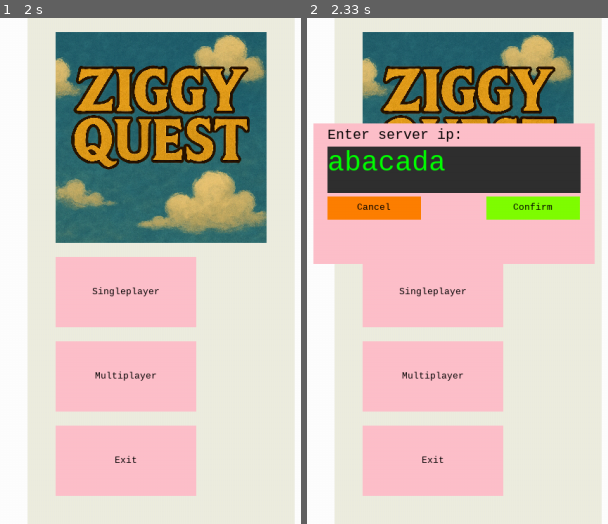
Above: before the commit, frames 1-2 (left to right).
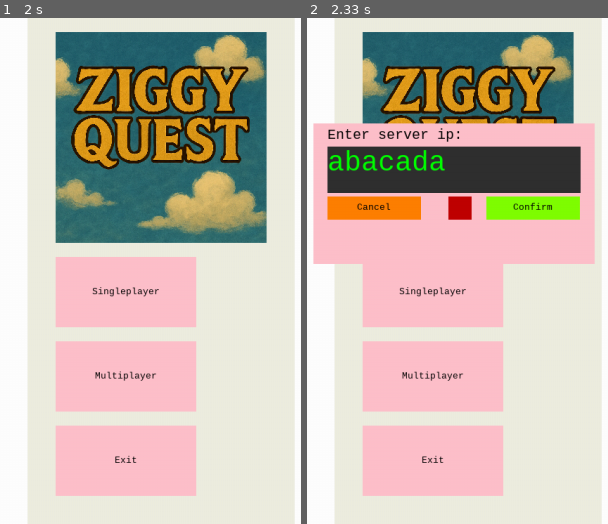
Above: after the commit, the same moments.

Repository: Tysek64/ziggyquest
Game: pygame game, started from src/GUIMain.py
Two runs of this game, one before a commit and one after it. Both use one fixed random seed, a clock stepped at 60 frames per second and the inputs below.
Inputs (mouse positions are in pixels of both pictures, inside the frame that each line leads up to):
- Up to frame 1 (2 s): click (228, 382) at 0.9 s; tap Enter at 1.67 s
- Up to frame 2 (2.33 s): click (406, 402) at 2.07 s

Frame 1 is identical in both runs. In frame 2, 0.4% of the frame differs, in the area x 46-55%, y 35-40%.

Commit message:
Add checkbox, server client dispatch

Diff:
--- /dev/null
+++ b/src/GUI/drawables/Checkbox.py
@@ -0,0 +1,31 @@
+from typing import Callable
+
+from src.GUI.draw_utils import auto_draw
+from src.GUI.drawables.Drawable import Drawable
+from src.GUI.drawables.ClickableMixin import ClickableMixin
+from src.GUI.drawables.ResizeMixin import ResizeMixin
+import pygame
+class Checkbox(Drawable, ResizeMixin, ClickableMixin):
+
+    def __init__(self, position: pygame.Rect, on_clicked: Callable, parent_surface: pygame.Surface):
+        self.position = position
+        self.on_clicked = on_clicked
+        self.on = False
+        self.__on_color = pygame.Color(0,192,0)
+        self.__off_color = pygame.Color(192, 0, 0)
+        super().__init__(points=['position'], surfaces=[], parent_surface=parent_surface, hitbox=self.position)
+
+    def draw(self, surface, *args, **kwargs):
+        self.resize()
+        if self.on:
+            auto_draw(surface, self.position, color=self.__on_color)
+        else:
+            auto_draw(surface, self.position, color=self.__off_color)
+
+
+    def get_rect(self) -> pygame.Rect:
+        return self.position
+
+    def on_click(self):
+        self.on = not self.on
+        self.on_clicked()
--- a/src/GUI/drawables/ResizableButton.py
+++ b/src/GUI/drawables/ResizableButton.py
@@ -21,6 +21,7 @@
         super().__init__(points=['position'], surfaces=[], parent_surface=parent_surface, hitbox=self.position)
 
     def draw(self, surface, *args, **kwargs):
+        self.resize()
         auto_draw(surface, self.position, color=self.color)
         auto_draw(surface, self.text)
 
--- a/src/GUI/drawables/ResizableInputPopup.py
+++ b/src/GUI/drawables/ResizableInputPopup.py
@@ -1,6 +1,7 @@
 from typing import Callable
 
 from src.GUI.draw_utils import auto_draw
+from src.GUI.drawables.Checkbox import Checkbox
 from src.GUI.drawables.CompositeMixin import CompositeMixin
 from src.GUI.drawables.EditableTextField import EditableTextField
 from src.GUI.drawables.ResizeMixin import ResizeMixin
@@ -12,6 +13,7 @@
     def __init__(self, position: pygame.Rect, text: str, color: pygame.Color,
                  on_cancel: Callable,
                  on_accept: Callable,
+                 on_toggle: Callable,
                  parent_surface: pygame.Surface,
                  text_color: pygame.Color = pygame.Color(0, 0, 0), default_value: str = ''):
         self.position = position
@@ -43,9 +45,17 @@
         self.accept_button = ResizableButton(pygame.Rect(accept_pos, self.__button_size), 'Confirm',
                                              pygame.Color(128, 255, 0), on_accept, parent_surface)
 
+        # Position to the left of accept_button, with same vertical alignment
+        checkbox_size = (self.__button_size[1], self.__button_size[1])  # square checkbox
+        checkbox_pos = (
+            self.accept_button.position.left - self.__left_margin - checkbox_size[0],
+            self.accept_button.position.top
+        )
 
-        self._rendered_objects = [self.input, self.accept_button, self.cancel_button]
-        self.points = [self.input.position.topleft, self.accept_button.position.topleft, self.cancel_button.position.topleft]
+        self.checkbox = Checkbox(pygame.Rect(checkbox_pos, checkbox_size), on_toggle, parent_surface)
+
+        self._rendered_objects = [self.input, self.accept_button, self.cancel_button, self.checkbox]
+        self.points = [self.input.position.topleft, self.accept_button.position.topleft, self.cancel_button.position.topleft, self.checkbox.position.topleft]
 
         super().__init__(points=['position'], surfaces=[], parent_surface=parent_surface)
 
@@ -58,6 +68,7 @@
         auto_draw(surface, self.input)
         auto_draw(surface, self.cancel_button)
         auto_draw(surface, self.accept_button)
+        auto_draw(surface, self.checkbox)
 
     def get_rect(self) -> pygame.Rect:
         return self.position
--- a/src/GUIMain.py
+++ b/src/GUIMain.py
@@ -14,12 +14,15 @@
 import subprocess
 import sys
 
-def change_to_battle(manager: WindowManager, server):
+def change_to_battle(manager: WindowManager, ip, server):
     manager.close()
     pygame.quit()
     pygame.init()
-    if server is not None:
-        subprocess.run([sys.executable, "-m", "src.main", server])
+    if ip is not None:
+        if server:
+            subprocess.run([sys.executable, "-m", "src.main", "--server", ip])
+        else:
+            subprocess.run([sys.executable, "-m", "src.main", ip])
     else:
         subprocess.run([sys.executable, "-m", "src.main", "-n", "0.0.0.0"])
 
@@ -37,10 +40,16 @@
 
     parent_surface = pygame.display.get_surface()
 
+    server = False
+    def modify_server(server_):
+        global server
+        server = server_
+
     input_popup = ResizableInputPopup(pygame.Rect(450, 150, 400, 200), 'Enter server ip:', pygame.Color('pink'),
-                                      lambda: print('cancelled'), lambda: print('accepted'), parent_surface), {}
+                                      lambda: print('cancelled'), lambda: print('accepted'), lambda: print('toggled'), parent_surface), {}
     input_popup[0].cancel_button.on_click = lambda: renderer.render_objects.pop()
-    input_popup[0].accept_button.on_click = lambda: change_to_battle(menu, input_popup[0].input.rendered_text.message)
+    input_popup[0].accept_button.on_click = lambda: change_to_battle(menu, input_popup[0].input.rendered_text.message, server)
+    input_popup[0].checkbox.on_clicked = lambda: modify_server(input_popup[0].checkbox.on)
 
     render_objects: list[tuple[Drawable, dict]] = [
         (VerticalDrawable(position=pygame.Rect(480, 0, 400, parent_surface.get_height()),
@@ -49,7 +58,7 @@
                               ResizableImageDrawable(parent_surface, Path('./src/GUI/resources/ZiggyQuest.png'),
                                                      (0,0), size=(300, 300)),
                               ResizableButton(pygame.Rect(0, 0, 200, 100), 'Singleplayer', pygame.Color('pink'),
-                                              (lambda: change_to_battle(menu, None)), parent_surface),
+                                              (lambda: change_to_battle(menu, None, False)), parent_surface),
                               ResizableButton(pygame.Rect(0, 0, 200, 100), 'Multiplayer', pygame.Color('pink'),
                                               (lambda: renderer.render_objects.append(input_popup)), parent_surface),
                               ResizableButton(pygame.Rect(0, 0, 200, 100), 'Exit', pygame.Color('pink'),
